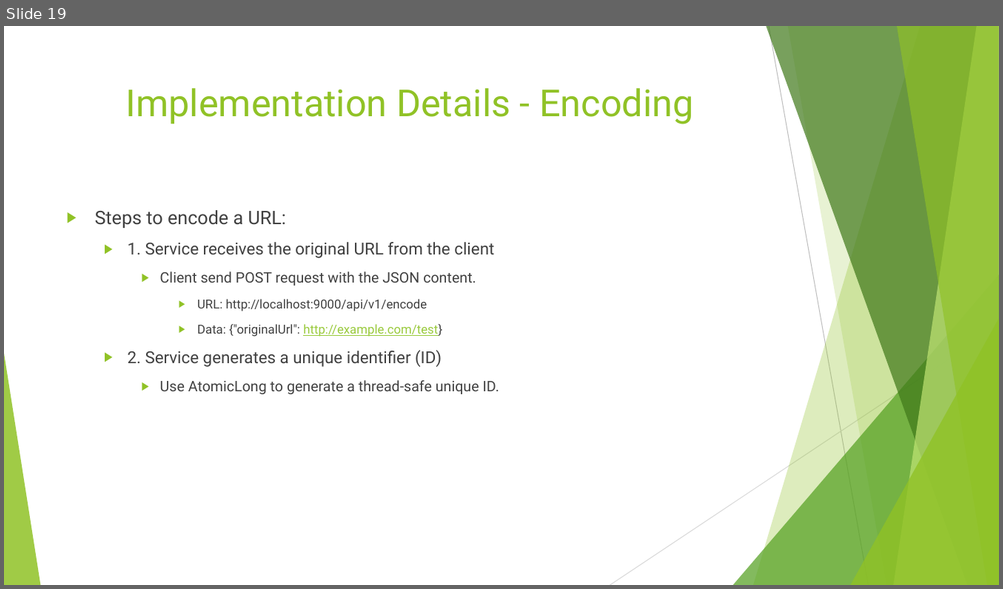
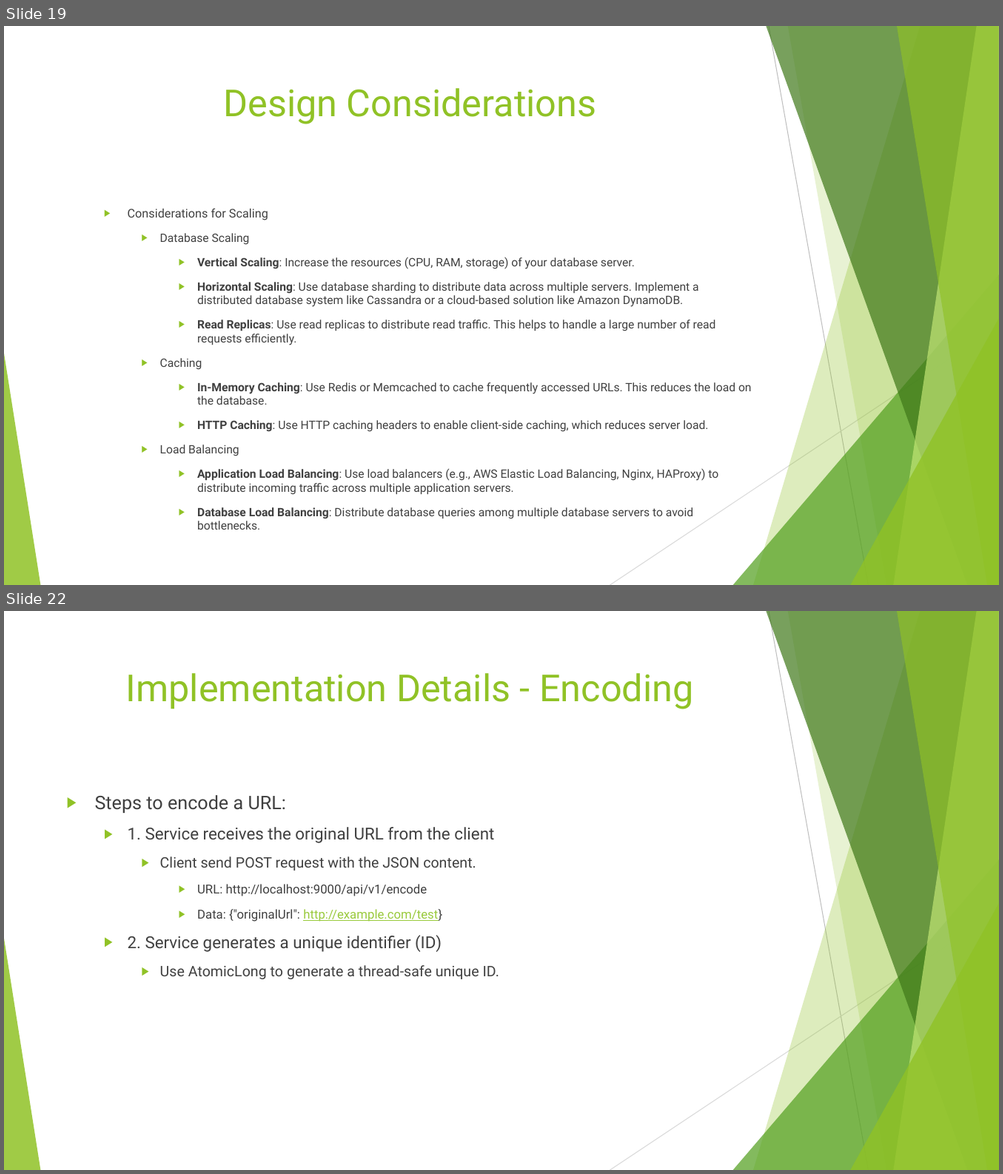
Before and after one commit to bliu1972/URL-shortening, a slide deck: URL Shortener.pptx. Shown one above the other, each under a label of ours: slide 19 before the commit, slides 19 and 22 after it; the slides between them are not shown. The pictures are 1003x589 and 1003x1174 pixels, drawn with LibreOffice and Linux fonts; fonts in the diff are those of the drawing. Boxes give left, top, right and bottom in pixels: in the first picture for what was removed or moved away, otherwise in the second. Text is boxed around its words. In the diff, an @@ line names an element or a change of style, - is before the commit and + after.

```diff
--- a/URL Shortener.pptx
+++ b/URL Shortener.pptx
@@ slide 19 added at box(4, 26, 999, 585), background #FFFFFF; not listed: 10 template elements that a slide beside it also shows @@
@@ title added at box(223, 88, 596, 124), 36 pt, text #90C226 @@
+Design Considerations
@@ text added at box(128, 208, 751, 530), 11.2 pt, text #404040 @@
+  ▶ Considerations for Scaling
+    ▶ Database Scaling
+      ▶ Vertical Scaling: Increase the resources (CPU, RAM, storage) of your database server.
+      ▶ Horizontal Scaling: Use database sharding to distribute data across multiple servers. Implement a distributed database system like Cassandra or a cloud-based solution like Amazon DynamoDB.
+      ▶ Read Replicas: Use read replicas to distribute read traffic. This helps to handle a large number of read requests efficiently.
+    ▶ Caching
+      ▶ In-Memory Caching: Use Redis or Memcached to cache frequently accessed URLs. This reduces the load on the database.
+      ▶ HTTP Caching: Use HTTP caching headers to enable client-side caching, which reduces server load.
+    ▶ Load Balancing
+      ▶ Application Load Balancing: Use load balancers (e.g., AWS Elastic Load Balancing, Nginx, HAProxy) to distribute incoming traffic across multiple application servers.
+      ▶ Database Load Balancing: Distribute database queries among multiple database servers to avoid bottlenecks.
@@ what was slide 19 is now slide 22 @@
```
Also in this commit, not shown: 9 slides changed, 2 other slides added, 3 other files.
